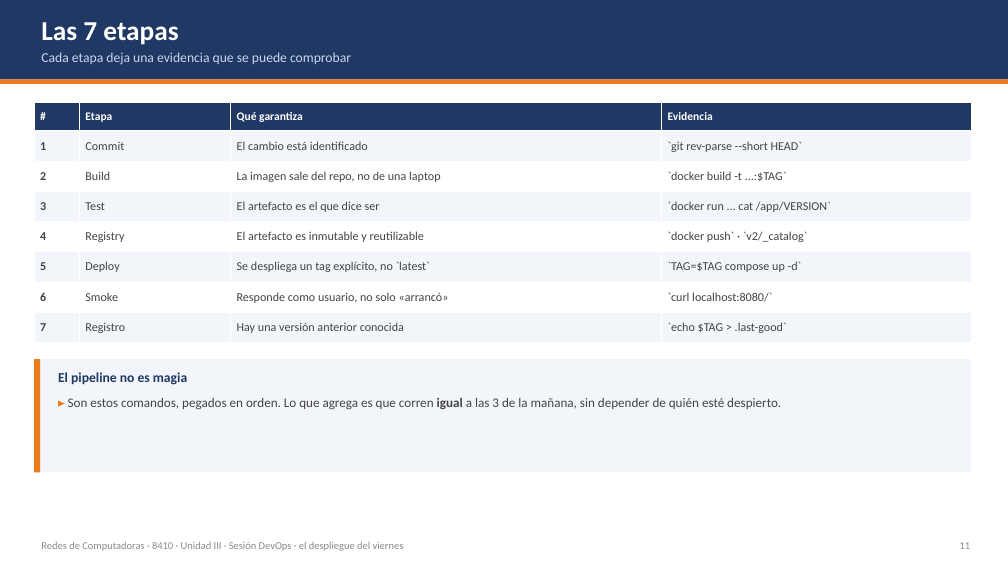
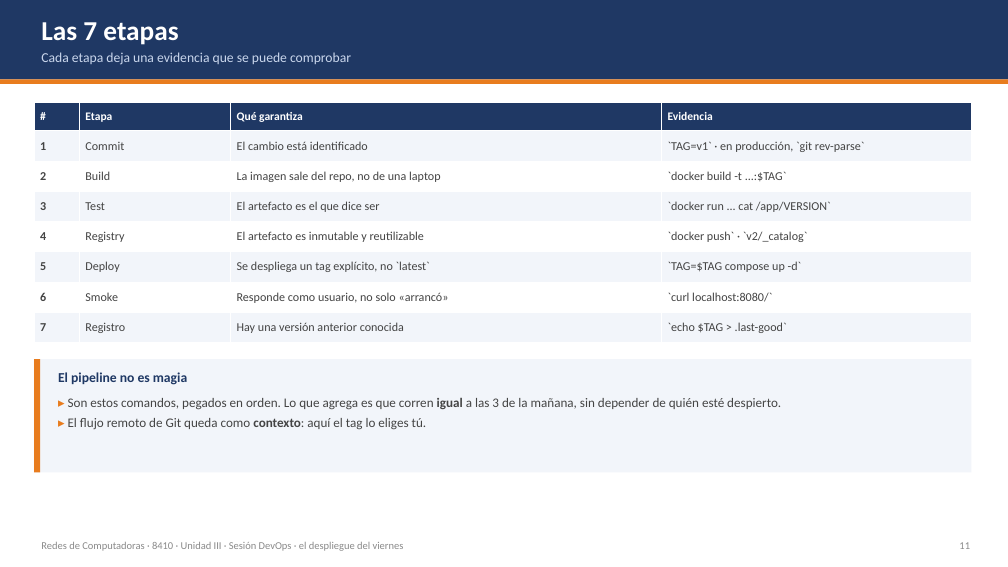
Before and after one commit to isacioutp/redes-de-computadoras-utp, a slide deck: slide 11 of Teoria-DevOps-Despliegue.pptx. Drawn at 1008x567 pixels with LibreOffice and Linux fonts; fonts in the diff are those of the drawing. Boxes give left, top, right and bottom in pixels: in the first picture for what was removed or moved away, otherwise in the second. Text is boxed around its words. In the diff, an @@ line names an element or a change of style, - is before the commit and + after.

Commit message:
Alinear la presentación con el Laboratorio 15 y hacerlo Docker-only
- Nueva diapositiva «El laboratorio, en tu máquina»: qué se ejecuta
  (Docker, registry, smoke, rollback) y qué es contexto (Git remoto,
  CI/CD, ciclo DevOps, DORA)
- El tag del laboratorio es v1/v2: no requiere Git ni internet
- Las 7 etapas y el mapa de flujos marcan Git remoto como contexto
- Rollback documentado con init:true (<1 s); DORA aclara que solo se
  cronometra el MTTR
- README del laboratorio: sección local vs. contexto y práctica sin Git
- CLASE-DEVOPS.md explica la variante Docker-only

```diff
--- a/Teoria-DevOps-Despliegue.pptx
+++ b/Teoria-DevOps-Despliegue.pptx
@@ table at (34,102,972,343) @@
-row 2, column 4: `git rev-parse --short HEAD`
+row 2, column 4: `TAG=v1` · en producción, `git rev-parse`
@@ text at (68,418,427,429): paragraph added @@
+▸ El flujo remoto de Git queda como contexto: aquí el tag lo eliges tú.
```
Also in this commit, not shown: 8 other slides changed, 1 slide added, 6 other files.
